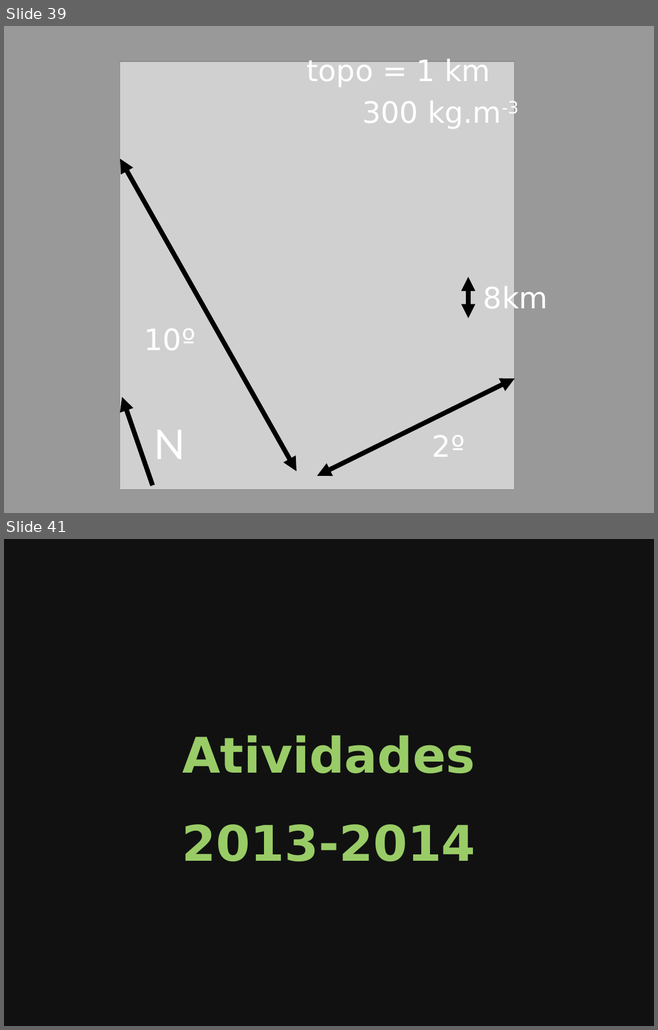
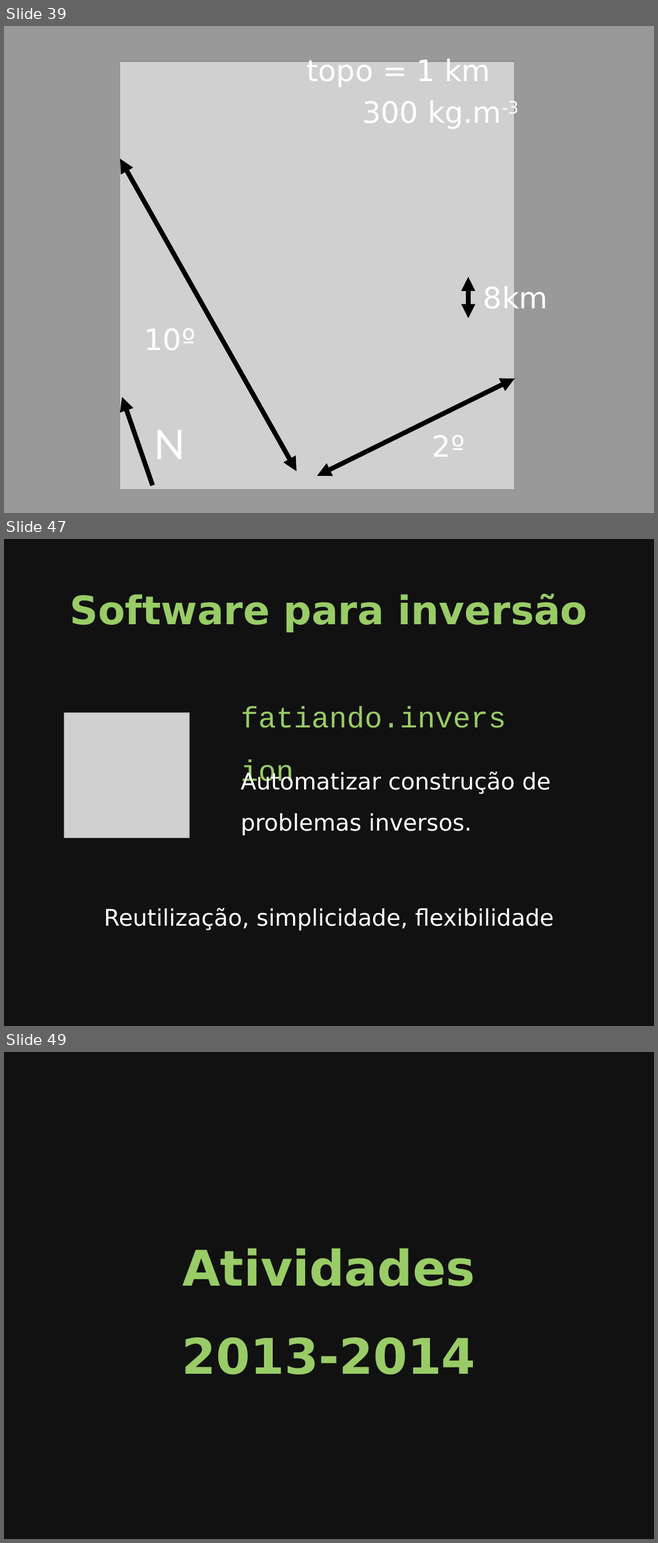
Before and after one commit to leouieda/seminario-on-2014, a slide deck: slides.odp. Shown one above the other, each under a label of ours: slides 39 and 41 before the commit, slides 39, 47 and 49 after it; the slides between them are not shown. The pictures are 658x1030 and 658x1543 pixels, drawn with LibreOffice and Linux fonts; fonts in the diff are those of the drawing; grey boxes stand for pictures. Boxes give left, top, right and bottom in pixels: in the first picture for what was removed or moved away, otherwise in the second. Text is boxed around its words. In the diff, an @@ line names an element or a change of style, - is before the commit and + after.

Commit message:
Finished inversion and started software

```diff
--- a/slides.odp
+++ b/slides.odp
@@ slide 47 added at [4,539,654,1026], background #111111 @@
@@ title added at [70,594,587,632], 48 pt, text #99CC66, bold @@
+Software para inversão
@@ text added at [241,707,506,728], 36 pt, text #99CC66 @@
+fatiando.inversion
@@ picture added at [64,713,190,838] @@
@@ text added at [241,770,550,836], 28 pt, text #FFFFFF @@
+Automatizar construção de problemas inversos.
@@ text added at [104,908,553,931], 28 pt, text #FFFFFF @@
+Reutilização, simplicidade, flexibilidade
@@ what was slide 41 is now slide 49 @@
```
Also in this commit, not shown: 3 slides changed, 7 other slides added, 2 other files.
